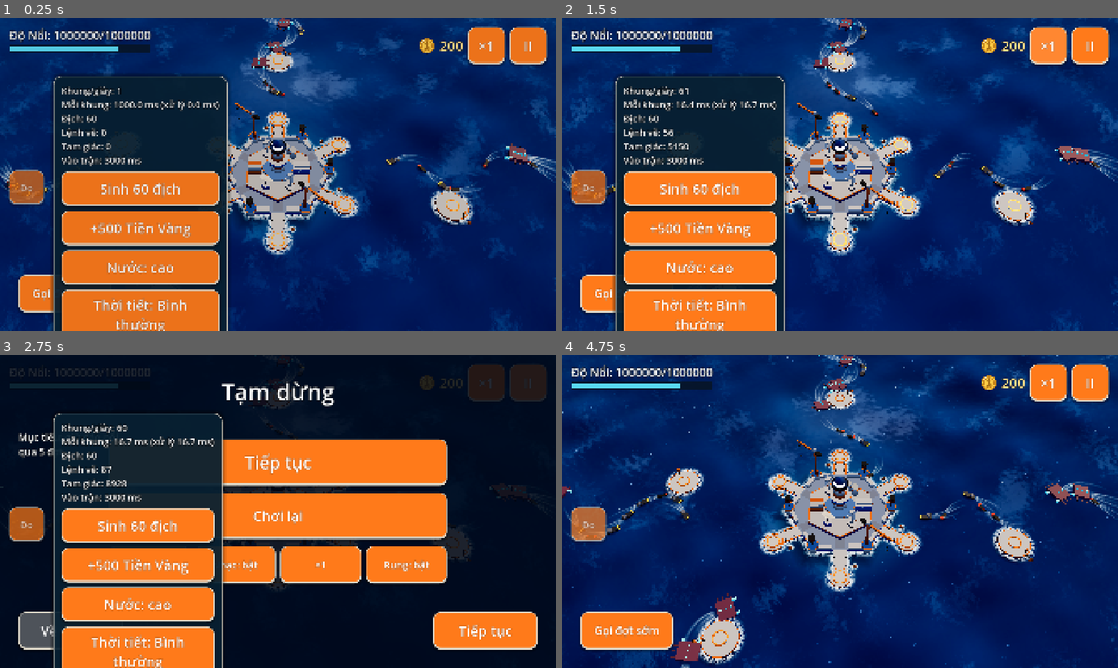
Above: before the commit, frames 1-4 (two rows, left to right).
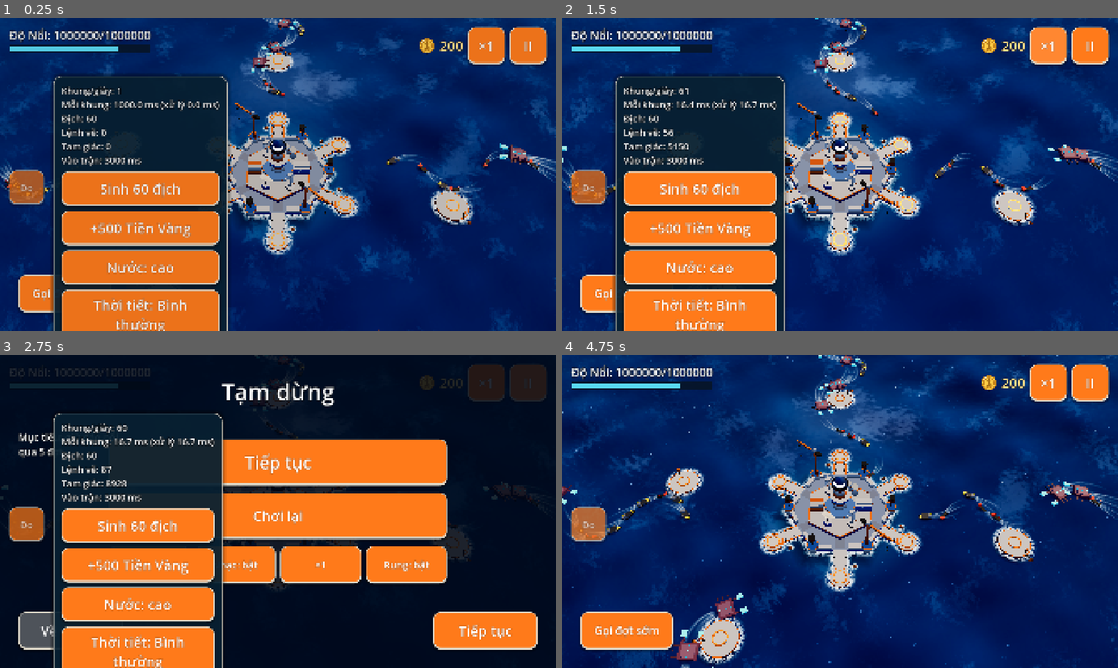
Above: after the commit, the same moments.

Repository: tinydustrystudio-hub/Hai-trinh
Game: Godot game, scene res://test_scenes/stress_test.tscn
Two runs of this game, one before a commit and one after it. Both use one fixed random seed, a clock stepped at 60 frames per second and the inputs below. This scene is started directly instead of the project's main scene. Sound files missing from this copy of the repository are replaced by a short silence.
Inputs:
- Up to frame 1 (0.25 s): no input
- Up to frame 2 (1.5 s): click "×1" at 0.5 s; click "×2" at 1.25 s
- Up to frame 3 (2.75 s): click "II" at 2 s
- Up to frame 4 (4.75 s): click "Gọi đợt sớm" at 2.75 s; click "Tiếp tục" at 3.5 s; click "Đo" at 4.25 s

The runs differ from the first frame. In frame 1, 0.5% of the frame differs, in the area x 0-97%, y 0-100%; in frame 2, 0.6%; in frame 3, less than 0.1%; in frame 4, 1.2%.

Commit message:
P3: dựng lại hình khối 3 lô cốt và 3 địch theo concept pack
Súng Máy bốn nòng có hộp đạn, Lô Cốt Keo có bồn và vòi loa, Lô Cốt Tia Sáng có ba vòng hội tụ.
Xuồng Cướp có mũi nhọn và cờ, Ca Nô Cảm Tử có thùng thuốc nổ và ăng-ten, Cua Giáp Gai có hai càng và mắt.

Co-Authored-By: Claude Sonnet 5.5 <noreply@anthropic.com>
Claude-Session: https://claude.ai/code/session_017DSNC8MWevobFBo6fQDEF6

Diff:
--- a/enemies/enemy_meshes.gd
+++ b/enemies/enemy_meshes.gd
@@ -31,27 +31,40 @@
 	var accent: Color = data.accent_color
 	match data.hull:
 		EnemyData.Hull.SKIFF:
-			# Xuồng hở: thân thấp, mạn ốp tấm sắt, buồng lái nhỏ phía sau, sọc vàng ở mũi.
-			_box(st, Vector3(0, 0.15, 0), Vector3(length * 0.42, 0.5, length), body)
-			_box(st, Vector3(0, 0.55, length * 0.25), Vector3(length * 0.3, 0.45, length * 0.25), body.lightened(0.25))
-			_box(st, Vector3(0, 0.42, -length * 0.42), Vector3(length * 0.43, 0.08, length * 0.12), accent)
+			# Xuồng cướp: thân thuyền thon, mũi nhọn có răng vàng, mạn ốp sắt, buồng lái và cờ phía sau.
+			_box(st, Vector3(0, 0.15, length * 0.1), Vector3(length * 0.46, 0.5, length * 0.8), body)
+			_box(st, Vector3(0, 0.1, -length * 0.42), Vector3(length * 0.28, 0.36, length * 0.22), body)
+			_box(st, Vector3(0, 0.05, -length * 0.55), Vector3(length * 0.12, 0.2, length * 0.14), body.darkened(0.2))
+			_box(st, Vector3(0, 0.45, -length * 0.42), Vector3(length * 0.3, 0.08, length * 0.16), accent)
+			for x: float in [-1.0, 1.0]:
+				_box(st, Vector3(x * length * 0.25, 0.48, length * 0.05), Vector3(0.1, 0.18, length * 0.55), body.lightened(0.2))
+			_box(st, Vector3(0, 0.62, length * 0.32), Vector3(length * 0.32, 0.5, length * 0.24), body.lightened(0.3))
+			_box(st, Vector3(0, 1.1, length * 0.38), Vector3(0.07, 0.9, 0.07), body.darkened(0.3))
+			_box(st, Vector3(0, 1.35, length * 0.32), Vector3(0.04, 0.35, 0.4), accent)
 		EnemyData.Hull.RAM:
-			# Ca nô cảm tử: thân hẹp và dài, bó thuốc nổ ở mũi, cột ăng-ten đèn đỏ.
-			_box(st, Vector3(0, 0.12, 0.1 * length), Vector3(length * 0.28, 0.4, length * 0.8), body)
-			_box(st, Vector3(0, 0.12, -length * 0.38), Vector3(length * 0.18, 0.3, length * 0.2), body)
-			_box(st, Vector3(0, 0.45, -length * 0.3), Vector3(length * 0.3, 0.3, length * 0.18), accent)
-			_box(st, Vector3(0, 0.75, length * 0.3), Vector3(0.08, 0.7, 0.08), accent)
+			# Ca nô cảm tử: thân hẹp dài như mũi tên, ba thùng thuốc nổ ở mũi, động cơ đuôi, ăng-ten đèn đỏ cao.
+			_box(st, Vector3(0, 0.12, length * 0.12), Vector3(length * 0.26, 0.38, length * 0.72), body)
+			_box(st, Vector3(0, 0.1, -length * 0.4), Vector3(length * 0.16, 0.3, length * 0.2), body)
+			for i: int in 3:
+				var dz: float = -length * (0.18 + 0.09 * float(i))
+				_box(st, Vector3(0, 0.55 + 0.02 * float(i), dz), Vector3(length * 0.34, 0.34, length * 0.08), accent)
+			_box(st, Vector3(0, 0.26, length * 0.5), Vector3(length * 0.3, 0.3, length * 0.12), body.darkened(0.3))
+			_box(st, Vector3(0, 0.95, length * 0.32), Vector3(0.08, 1.0, 0.08), accent)
+			_box(st, Vector3(0, 1.5, length * 0.32), Vector3(0.22, 0.22, 0.22), accent.lightened(0.3))
 		EnemyData.Hull.CRAB:
-			# Cua giáp gai: mai rộng và dẹt, gai và khớp phát sáng lam ngọc, càng hai bên.
+			# Cua giáp gai: mai rộng, hàng gai lam ngọc, 3 chân mỗi bên, hai càng to phía trước, hai mắt trên cuống.
 			var width: float = length * 1.2
-			_box(st, Vector3(0, 0.35, 0), Vector3(width * 0.8, 0.8, length * 0.8), body)
+			_box(st, Vector3(0, 0.4, 0), Vector3(width * 0.7, 0.8, length * 0.75), body)
+			_box(st, Vector3(0, 0.85, 0), Vector3(width * 0.5, 0.2, length * 0.55), body.lightened(0.15))
 			for i: int in 3:
 				var z: float = (float(i) - 1.0) * length * 0.25
-				_box(st, Vector3(0, 0.95, z), Vector3(0.35, 0.5, 0.35), accent)
-				_box(st, Vector3(-width * 0.5, 0.1, z), Vector3(width * 0.25, 0.2, 0.25), body.darkened(0.2))
-				_box(st, Vector3(width * 0.5, 0.1, z), Vector3(width * 0.25, 0.2, 0.25), body.darkened(0.2))
-			_box(st, Vector3(-width * 0.3, 0.3, -length * 0.5), Vector3(0.6, 0.4, 0.9), accent)
-			_box(st, Vector3(width * 0.3, 0.3, -length * 0.5), Vector3(0.6, 0.4, 0.9), accent)
+				_box(st, Vector3(0, 1.1, z), Vector3(0.3, 0.55, 0.3), accent)
+				for x: float in [-1.0, 1.0]:
+					_box(st, Vector3(x * width * 0.46, 0.15, z), Vector3(width * 0.3, 0.16, 0.2), body.darkened(0.25))
+			for x: float in [-1.0, 1.0]:
+				_box(st, Vector3(x * width * 0.28, 0.4, -length * 0.5), Vector3(0.28, 0.28, length * 0.28), body.darkened(0.1))
+				_box(st, Vector3(x * width * 0.32, 0.45, -length * 0.78), Vector3(width * 0.2, 0.4, length * 0.3), accent)
+				_box(st, Vector3(x * 0.2, 1.0, -length * 0.36), Vector3(0.1, 0.35, 0.1), body.darkened(0.3))
 	return st.commit()
 
 
--- /dev/null
+++ b/tests/test_meshes_silhouette.gd
@@ -0,0 +1,41 @@
+extends GutTest
+## Hình khối lô cốt và địch: không rỗng, nằm trong khung hợp lý, ba loại địch có bóng khác nhau.
+
+func _enemies() -> Array[EnemyData]:
+	var result: Array[EnemyData] = []
+	for path: String in ["res://data/enemies/raider_skiff.tres", "res://data/enemies/ram_drone.tres", "res://data/enemies/spiked_crab.tres"]:
+		if ResourceLoader.exists(path):
+			result.append(load(path) as EnemyData)
+	return result
+
+
+func test_enemy_meshes_have_geometry() -> void:
+	var list: Array[EnemyData] = _enemies()
+	assert_eq(list.size(), 3)
+	for data: EnemyData in list:
+		var mesh: ArrayMesh = EnemyMeshes.build(data)
+		var box: AABB = mesh.get_aabb()
+		assert_gt(box.size.y, 0.8, "địch cần cao đủ để nhìn thấy")
+		assert_lt(box.size.x, data.size_cells * MapLayout.UNITS_PER_CELL * 1.6)
+
+
+func test_enemy_silhouettes_differ() -> void:
+	var sizes: Array[Vector3] = []
+	for data: EnemyData in _enemies():
+		sizes.append(EnemyMeshes.build(data).get_aabb().size)
+	assert_eq(sizes.size(), 3)
+	assert_ne(sizes[0], sizes[1])
+	assert_ne(sizes[1], sizes[2])
+
+
+func test_tower_meshes_fit_pad() -> void:
+	for id: String in ["machine_gun", "glue_sprayer", "light_beam"]:
+		var path: String = "res://data/towers/%s.tres" % id
+		var data: TowerData = load(path) as TowerData
+		assert_not_null(data, path)
+		var turret: AABB = TowerMeshes.turret_mesh(data).get_aabb()
+		assert_gt(turret.size.z, 1.0, id)
+		assert_lt(turret.position.z, -1.0, "nòng phải hướng về −z: %s" % id)
+		assert_lt(absf(turret.size.x), 2.6, id)
+		var base: AABB = TowerMeshes.base_mesh(data).get_aabb()
+		assert_lt(base.size.x, 3.0, id)
--- a/towers/tower_meshes.gd
+++ b/towers/tower_meshes.gd
@@ -38,25 +38,34 @@
 		var y: float = TowerPad.TOP_HEIGHT
 		match data.id:
 			&"machine_gun":
-				# Ụ súng hộp, hai nòng đen, sọc cam trên nóc.
-				MeshKit.box(st, Vector3(0, y, 0.1), Vector3(1.1, 0.6, 1.2), data.color.lightened(0.1), 0.0, AllianceFortress.IVORY)
-				MeshKit.box(st, Vector3(0, y + 0.31, 0.1), Vector3(0.3, 0.04, 1.0), AllianceFortress.ORANGE)
-				for x: float in [-0.22, 0.22]:
-					MeshKit.box(st, Vector3(x, y + 0.05, -BARREL_LENGTH * 0.5), Vector3(0.14, 0.14, BARREL_LENGTH), AllianceFortress.DARK)
+				# Súng quay bốn nòng: vỏ hộp trắng ngà có sọc cam, cụm nòng đen xếp ô vuông, hộp đạn bên hông, kính ngắm trên nóc.
+				MeshKit.box(st, Vector3(0, y, 0.2), Vector3(1.2, 0.62, 1.0), data.color.lightened(0.1), 0.0, AllianceFortress.IVORY)
+				MeshKit.box(st, Vector3(0, y + 0.33, 0.2), Vector3(0.28, 0.05, 0.9), AllianceFortress.ORANGE)
+				MeshKit.box(st, Vector3(0.72, y - 0.05, 0.35), Vector3(0.3, 0.42, 0.55), AllianceFortress.STEEL)
+				MeshKit.box(st, Vector3(-0.35, y + 0.45, 0.4), Vector3(0.22, 0.22, 0.4), AllianceFortress.DARK)
+				MeshKit.box(st, Vector3(0, y + 0.02, -0.4), Vector3(0.62, 0.62, 0.3), AllianceFortress.DARK.lightened(0.1))
+				for x: float in [-0.14, 0.14]:
+					for dy: float in [-0.14, 0.14]:
+						MeshKit.box(st, Vector3(x, y + 0.02 + dy, -BARREL_LENGTH * 0.5 - 0.1), Vector3(0.12, 0.12, BARREL_LENGTH - 0.2), AllianceFortress.DARK)
+				MeshKit.box(st, Vector3(0, y + 0.02, -BARREL_LENGTH + 0.28), Vector3(0.5, 0.5, 0.1), AllianceFortress.ORANGE)
 			&"glue_sprayer":
-				# Bồn keo tròn màu rong biển, đai cam, vòi phun ngắn loe miệng.
-				MeshKit.prism(st, Vector3(0, 0, 0.15), 0.62, y - 0.3, y + 0.45, 12, data.color, data.color.lightened(0.25))
-				MeshKit.ring(st, Vector3(0, 0, 0.15), 0.62, 0.66, y - 0.05, y + 0.12, 12, AllianceFortress.ORANGE, AllianceFortress.ORANGE)
-				MeshKit.box(st, Vector3(0, y + 0.1, -0.75), Vector3(0.22, 0.22, 1.0), AllianceFortress.STEEL)
-				MeshKit.box(st, Vector3(0, y + 0.1, -1.3), Vector3(0.4, 0.4, 0.2), data.color.darkened(0.2))
+				# Bồn keo lớn màu rong biển có đai cam, ống áp lực đưa tới vòi phun hình loa to, đồng hồ áp suất trên nắp.
+				MeshKit.prism(st, Vector3(0, 0, 0.35), 0.72, y - 0.3, y + 0.62, 12, data.color, data.color.lightened(0.25), 0.0, 0.6)
+				MeshKit.ring(st, Vector3(0, 0, 0.35), 0.72, 0.76, y + 0.0, y + 0.16, 12, AllianceFortress.ORANGE, AllianceFortress.ORANGE)
+				MeshKit.prism(st, Vector3(0, 0, 0.35), 0.18, y + 0.62, y + 0.82, 8, AllianceFortress.STEEL, AllianceFortress.IVORY)
+				MeshKit.box(st, Vector3(0, y + 0.12, -0.55), Vector3(0.24, 0.24, 0.9), AllianceFortress.STEEL)
+				MeshKit.prism(st, Vector3(0, 0, -1.35), 0.42, y - 0.12, y + 0.36, 10, data.color.darkened(0.25), AllianceFortress.DARK, 0.0, 0.2)
+				MeshKit.box(st, Vector3(0, y + 0.12, -1.0), Vector3(0.5, 0.5, 0.12), AllianceFortress.ORANGE)
 			&"light_beam":
-				# Trụ phát tia: bệ tròn xám than, ống hội tụ ngắn, thấu kính lam nhạt ở đầu, hai cánh tản nhiệt cam.
-				MeshKit.prism(st, Vector3(0, 0, 0.1), 0.6, y - 0.3, y + 0.35, 10, AllianceFortress.DARK.lightened(0.15), data.color.lightened(0.15))
-				MeshKit.box(st, Vector3(0, y + 0.2, -0.7), Vector3(0.5, 0.5, 1.1), data.color)
-				MeshKit.box(st, Vector3(0, y + 0.2, -1.3), Vector3(0.62, 0.62, 0.14), AllianceFortress.DARK)
-				MeshKit.box(st, Vector3(0, y + 0.2, -1.38), Vector3(0.4, 0.4, 0.06), AllianceFortress.GLASS.lightened(0.3))
-				for x: float in [-0.45, 0.45]:
-					MeshKit.box(st, Vector3(x, y + 0.45, 0.1), Vector3(0.08, 0.5, 0.7), AllianceFortress.ORANGE)
+				# Pháo tia: đế than chì, ống hội tụ dài, ba vòng hội tụ cam, thấu kính lam sáng ở đầu, hai cánh tản nhiệt dựng đứng.
+				MeshKit.prism(st, Vector3(0, 0, 0.2), 0.62, y - 0.3, y + 0.35, 10, AllianceFortress.DARK.lightened(0.15), data.color.lightened(0.15))
+				MeshKit.box(st, Vector3(0, y + 0.25, -0.5), Vector3(0.42, 0.42, 1.5), data.color)
+				for z: float in [-0.2, -0.65, -1.1]:
+					MeshKit.box(st, Vector3(0, y + 0.25, z), Vector3(0.62, 0.62, 0.1), AllianceFortress.ORANGE)
+				MeshKit.box(st, Vector3(0, y + 0.25, -1.38), Vector3(0.74, 0.74, 0.16), AllianceFortress.DARK)
+				MeshKit.box(st, Vector3(0, y + 0.25, -1.48), Vector3(0.5, 0.5, 0.08), AllianceFortress.GLASS.lightened(0.45))
+				for x: float in [-0.5, 0.5]:
+					MeshKit.box(st, Vector3(x, y + 0.7, 0.2), Vector3(0.08, 0.8, 0.9), AllianceFortress.ORANGE)
 			_:
 				MeshKit.box(st, Vector3(0, y, 0), Vector3(1.0, 0.6, 1.0), data.color)
 		_turrets[data.id] = MeshKit.commit(st)
Not shown, added: tests/test_meshes_silhouette.gd.uid
